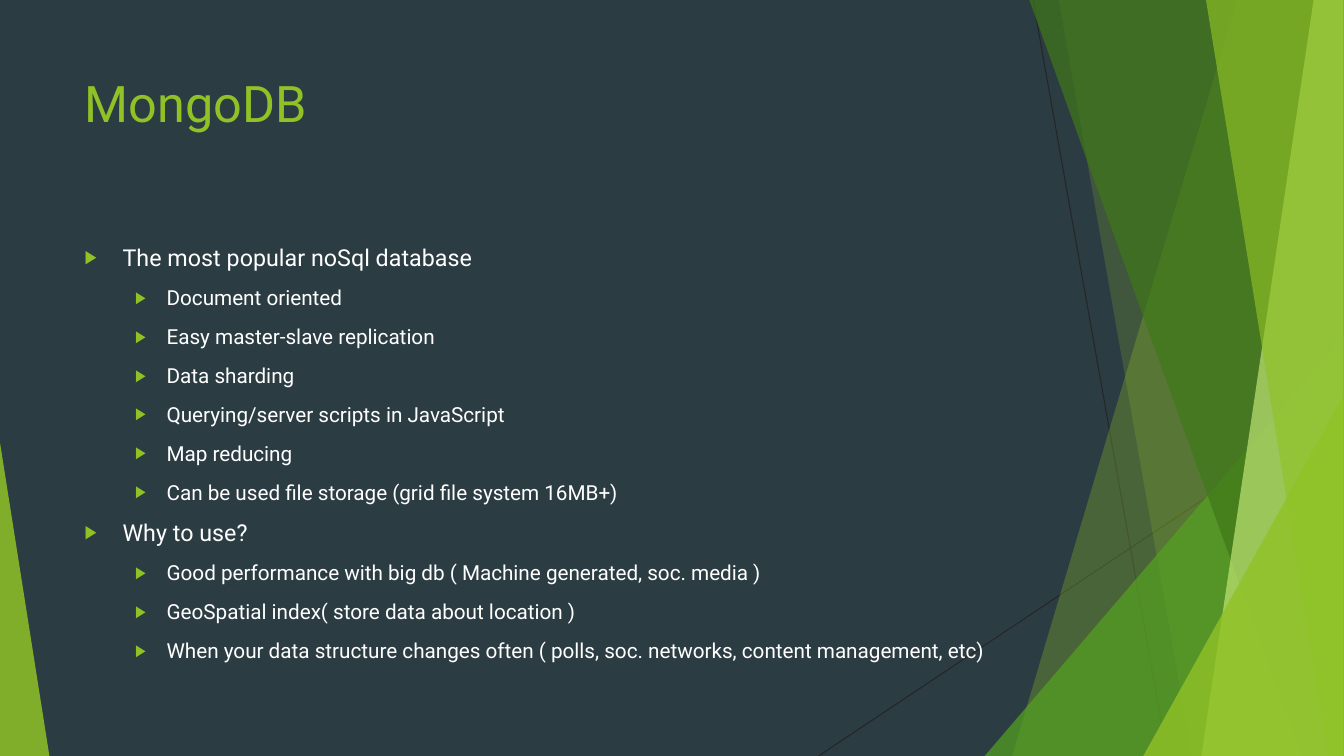
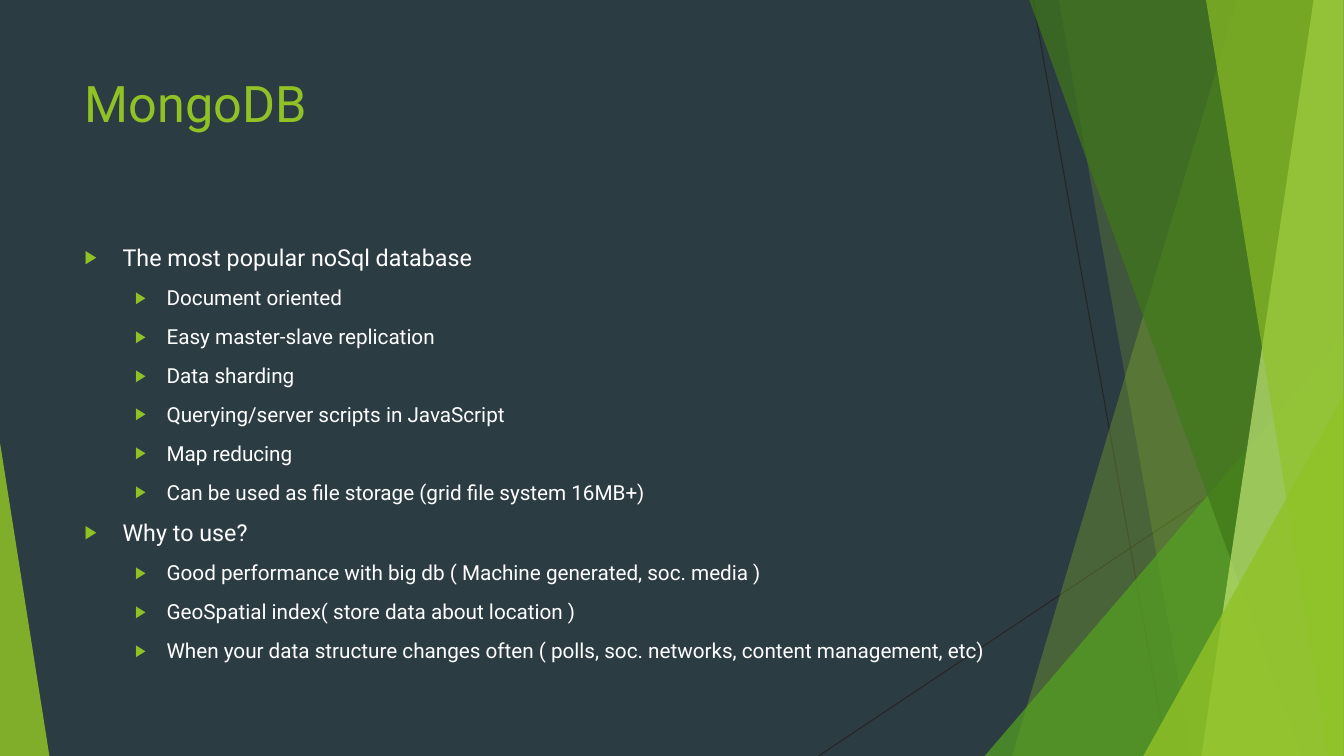
Before and after one commit to markojevtic/spring-boot-workshop, a slide deck: slide 23 of documentation/SpringBoot.pptx. Drawn at 1344x756 pixels with LibreOffice and Linux fonts; fonts in the diff are those of the drawing. Boxes give left, top, right and bottom in pixels: in the first picture for what was removed or moved away, otherwise in the second. Text is boxed around its words. In the diff, an @@ line names an element or a change of style, - is before the commit and + after.

```diff
--- a/documentation/SpringBoot.pptx
+++ b/documentation/SpringBoot.pptx
@@ text at [167,483,644,505]: text changed @@
-  ▶ Can be used file storage (grid file system 16MB+)
+  ▶ Can be used as file storage (grid file system 16MB+)
```
Also in this commit, not shown: 4 other files.
